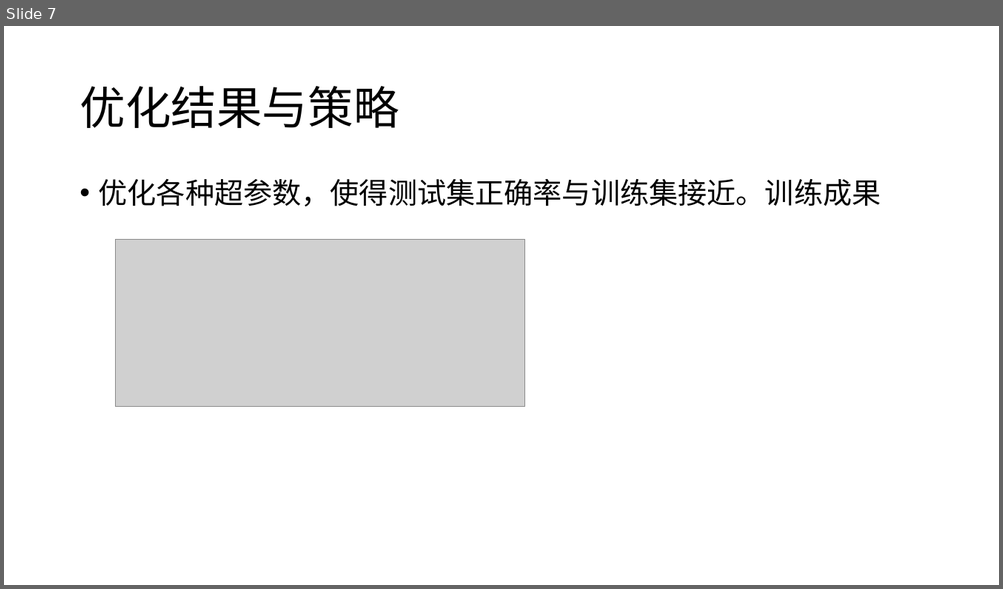
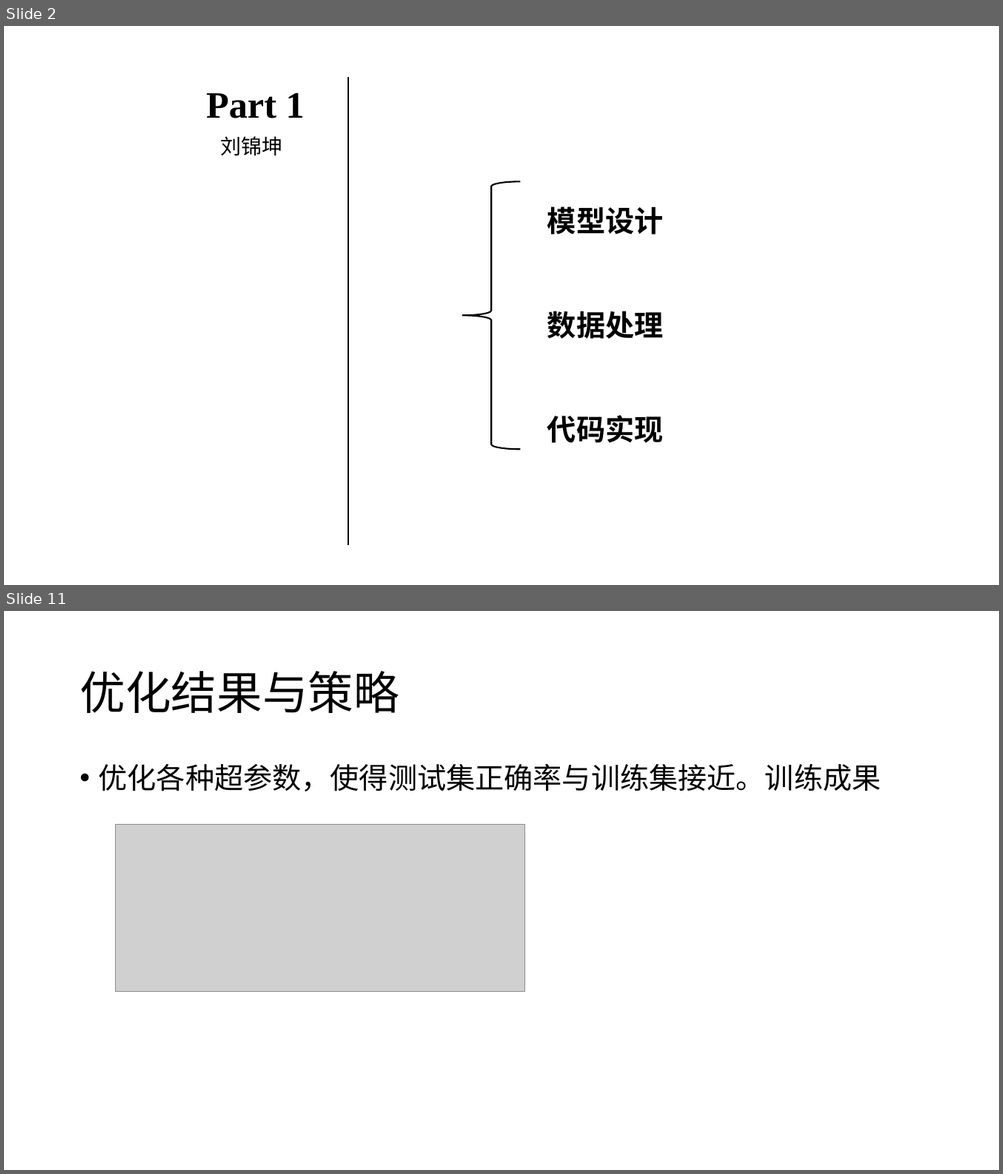
Before and after one commit to Jzzzi/Courses, a slide deck: introToAi/FinalPre/人工智能导论 股票预测.pptx. Shown one above the other, each under a label of ours: slide 7 before the commit, slides 2 and 11 after it; the slides between them are not shown. The pictures are 1003x589 and 1003x1174 pixels, drawn with LibreOffice and Linux fonts; fonts in the diff are those of the drawing; grey boxes stand for pictures. Boxes give left, top, right and bottom in pixels: in the first picture for what was removed or moved away, otherwise in the second. Text is boxed around its words. In the diff, an @@ line names an element or a change of style, - is before the commit and + after.

```diff
--- a/introToAi/FinalPre/人工智能导论 股票预测.pptx
+++ b/introToAi/FinalPre/人工智能导论 股票预测.pptx
@@ slide 2 added at (4,26,999,585), background #FFFFFF @@
@@ line added from (349, 77) to (349, 546), #000000 1.5 pt @@
@@ text added at (206,93,304,118), 36 pt, text #000000, bold @@
+Part 1
@@ text added at (221,136,283,156), 20 pt, text #000000 @@
+刘锦坤
@@ left brace added at (462,182,521,450), outline #000000 1.5 pt @@
@@ text added at (547,207,663,443), 28 pt, text #000000, bold @@
+模型设计
+数据处理
+代码实现
@@ what was slide 7 is now slide 11 @@
```
Also in this commit, not shown: 5 slides changed, 4 other slides added, 1 slide removed, 1 other file.
